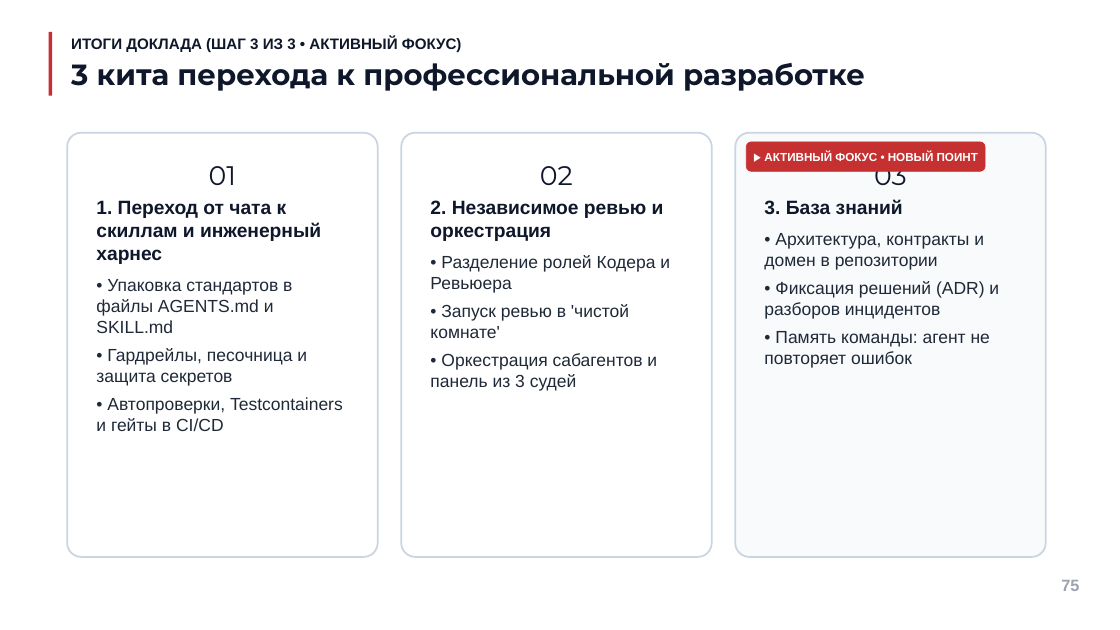
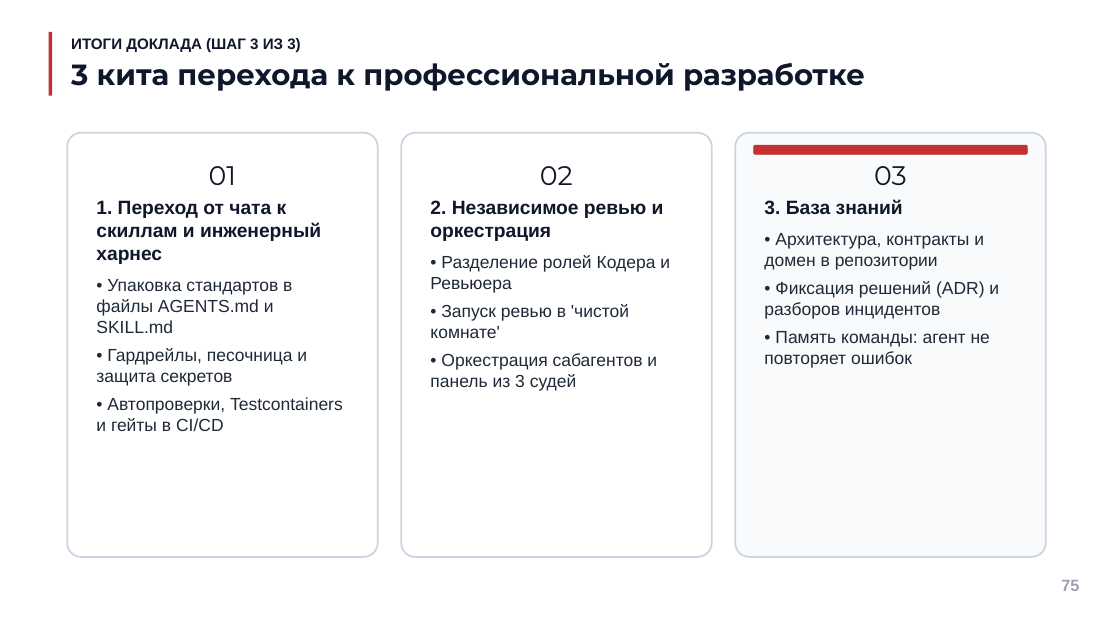
Before and after one commit to itpoohzhi/MoscowPythonPro, a slide deck: slide 75 of MoscowPython_Агентная_разработка_Жиряков_2026.pptx. Drawn at 1120x630 pixels with LibreOffice and Linux fonts; fonts in the diff are those of the drawing; background and template pictures are left out. Boxes give left, top, right and bottom in pixels: in the first picture for what was removed or moved away, otherwise in the second. Text is boxed around its words. In the diff, an @@ line names an element or a change of style, - is before the commit and + after.

Commit message:
[agent] docs(presentation): убрать текст «АКТИВНЫЙ ФОКУС» с 28 слайдов и выровнять акцентную полосу

```diff
--- a/MoscowPython_Агентная_разработка_Жиряков_2026.pptx
+++ b/MoscowPython_Агентная_разработка_Жиряков_2026.pptx
@@ text at box(71, 38, 300, 52): text changed @@
-ИТОГИ ДОКЛАДА (ШАГ 3 ИЗ 3 • АКТИВНЫЙ ФОКУС)
+ИТОГИ ДОКЛАДА (ШАГ 3 ИЗ 3)
@@ rounded rectangle: place and size @@
-rounded rectangle at box(746, 142, 985, 171)
+rounded rectangle at box(754, 145, 1028, 155)
@@ text in rounded rectangle at box(764, 152, 978, 161): text removed @@
-▶ АКТИВНЫЙ ФОКУС • НОВЫЙ ПОИНТ
```
Also in this commit, not shown: 27 other slides changed.
